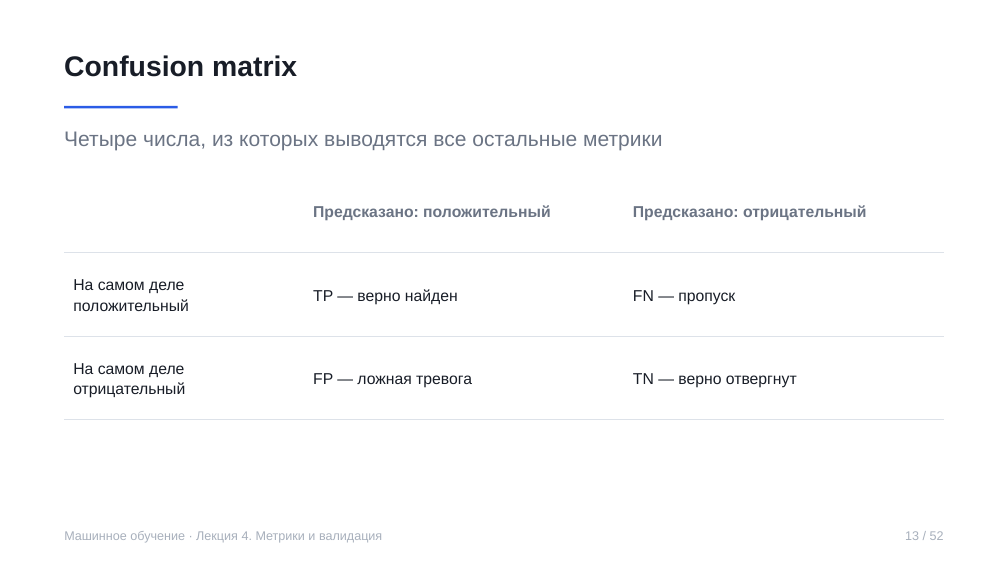
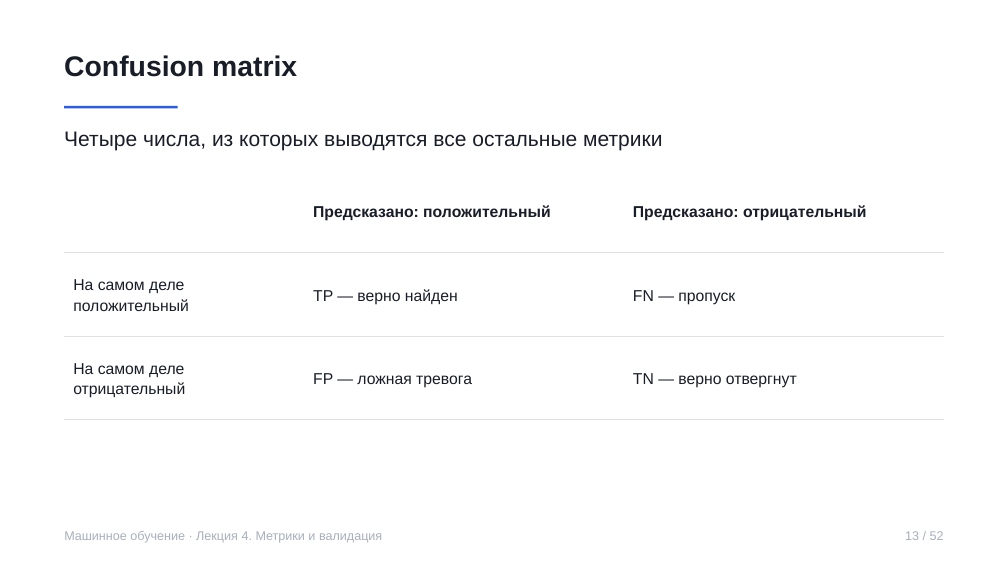
Before and after one commit to rustam-azimov/ml-course-hse, a slide deck: slide 13 of lectures/lecture04.pptx. Drawn at 1008x567 pixels with LibreOffice and Linux fonts; fonts in the diff are those of the drawing. Boxes give left, top, right and bottom in pixels: in the first picture for what was removed or moved away, otherwise in the second. Text is boxed around its words. In the diff, an @@ line names an element or a change of style, - is before the commit and + after.

```diff
--- a/lectures/lecture04.pptx
+++ b/lectures/lecture04.pptx
@@ text "Четыре числа, из которых выводятся ..." at [64, 131, 662, 151]: text colour #6B7484 to #181D27 @@
@@ table at [64, 169, 944, 419] @@
@@ text colour #6B7484 to #181D27 in "Предсказано: положительный", "Предсказано: отрицательный" @@
```
Also in this commit, not shown: 43 other slides changed, 5 other files.
